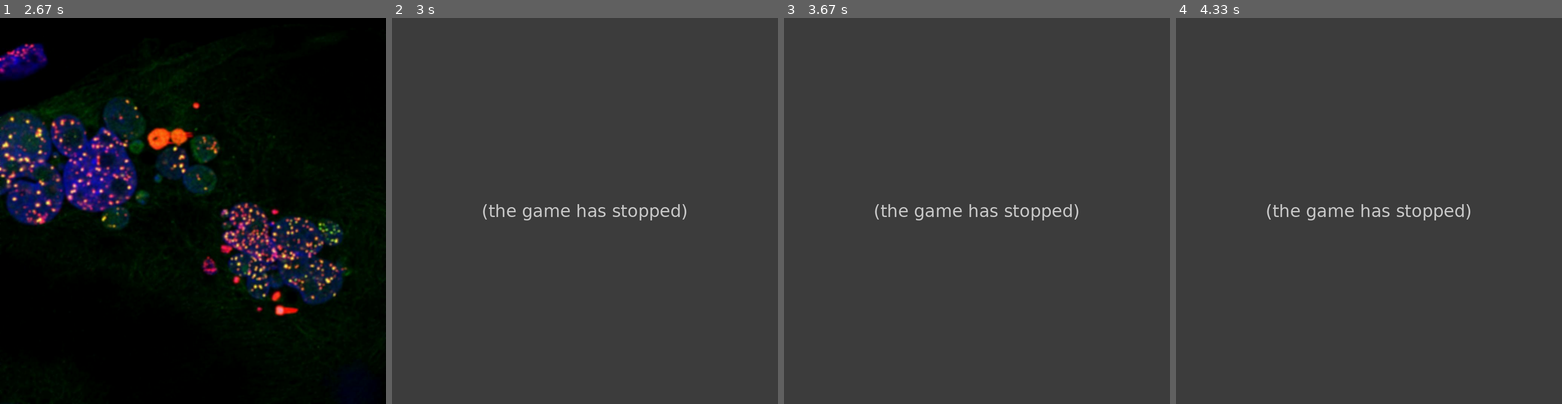
Above: before the commit, frames 1-4 (left to right).
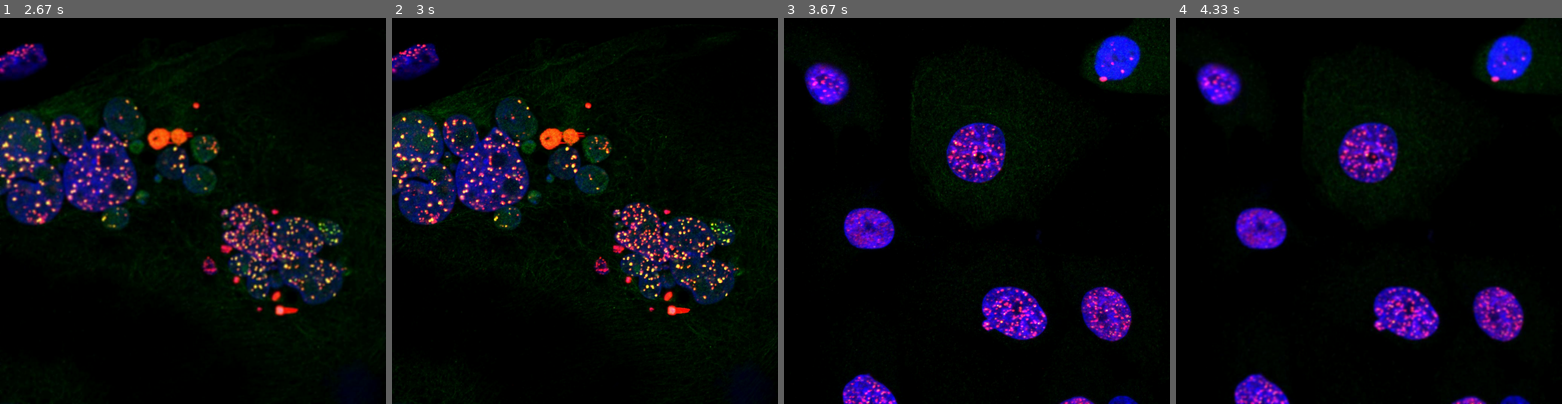
Above: after the commit, the same moments.

Repository: filtoid/sparks_science_collider
Game: pygame game, started from pygame/main.py
Two runs of this game, one before a commit and one after it. Both use one fixed random seed, a clock stepped at 60 frames per second and the inputs below.
Inputs:
- Up to frame 1 (2.67 s): tap B at 0.33, 2.42 s; hold D 0.67-1.13 s; hold W 1.17-1.67 s; tap X at 1.23, 1.77, 2.33 s; hold D 1.7-2.23 s; hold A from 2.27 s (still down)
- Up to frame 2 (3 s): release A at 2.82 s; hold S from 2.85 s (still down); tap X at 2.92 s
- Up to frame 3 (3.67 s): release S at 3.3 s; hold A from 3.33 s (still down); tap X at 3.4 s
- Up to frame 4 (4.33 s): release A at 3.85 s; hold W from 3.88 s (still down); tap X at 3.95 s; tap B at 4.03 s

Frame 1 is identical in both runs. In frame 2, 100% of the frame differs, in the area x 0-100%, y 0-100%; in frame 3, 100%; in frame 4, 100%.
Error before the commit: ValueError: height and width must be > 0 (main.py line 47); the game stopped at 2.85 s (later frames are placeholders)

Commit message:
Fix to Zoom bugs
Fixed Zooming too far out causing crashes by setting a bottom limit.
Fixed Zooming too far in causing lag by limiting the maximum zoom level.
Improved the zooming algorithm so that zooming works on incremental
steps between the minimum and maximum limits.

Todos:
Improve zoom algorithm further, so each step of zooming zooms in by the
same proportion rather than by an incremental addition of equally spaced
numbers.  Perhaps something like each step is a percentage increase
between the minimum and maximum each step getting progressively larger
numerically, but appearing to zoom by the level each time.

Additional Zooming smoothness. Program an animated transition between
each zoom level. So zooming to a new level appears to be a smooth
transition between one step to the next. Need to investigate.

Diff:
--- a/pygame/main.py
+++ b/pygame/main.py
@@ -41,7 +41,15 @@
 		pprint.pprint("Unable to load image")
 
 	width, height = im.size
-	new_size = (int((width * MAX_ZOOM) * (ZOOM_STEP / ZOOM_STEPS)), int((height * MAX_ZOOM) * (ZOOM_STEP / ZOOM_STEPS)))
+	min_width = MIN_ZOOM * width
+	min_height = MIN_ZOOM * height
+	max_width = MAX_ZOOM * width
+	max_height = MAX_ZOOM * height
+
+	zoom_width = ((max_width - min_width) / ZOOM_STEPS * ZOOM_STEP) + width
+	zoom_height = ((max_height - min_height) / ZOOM_STEPS * ZOOM_STEP) + height
+
+	new_size = (int(zoom_width), int(zoom_height))
 	pprint.pprint(new_size)
 
 	new_image = im.resize(new_size)
@@ -90,7 +98,7 @@
 ZOOM_STEP = 1
 ZOOM_STEPS = 20
 MIN_ZOOM = 1
-MAX_ZOOM = 10
+MAX_ZOOM = 5
 
 draw_image_to_screen()
 
@@ -117,13 +125,19 @@
 				ZOOM_STEP = 1
 
 			elif event.key == pygame.K_w:
-				ZOOM_STEP += 1
+				if ZOOM_STEP+1 > ZOOM_STEPS:
+					ZOOM_STEP = ZOOM_STEPS
+				else:
+					ZOOM_STEP += 1
 				img = zoom()
 				draw_image_to_screen(img)
 				delete(current_dir + "/" + img)
 
 			elif event.key == pygame.K_s:
-				ZOOM_STEP -= 1
+				if ZOOM_STEP-1 < 1:
+					ZOOM_STEP = 1
+				else:
+					ZOOM_STEP -= 1
 				img = zoom()
 				draw_image_to_screen(img)
 				delete(current_dir + "/" + img)
